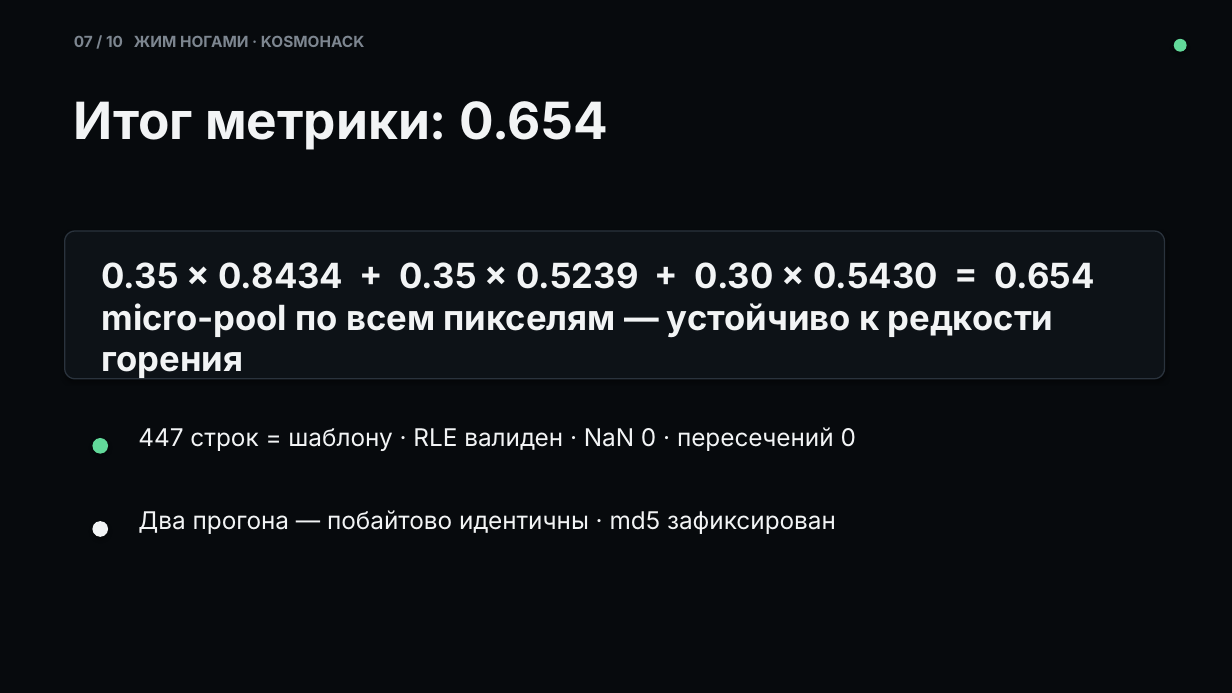
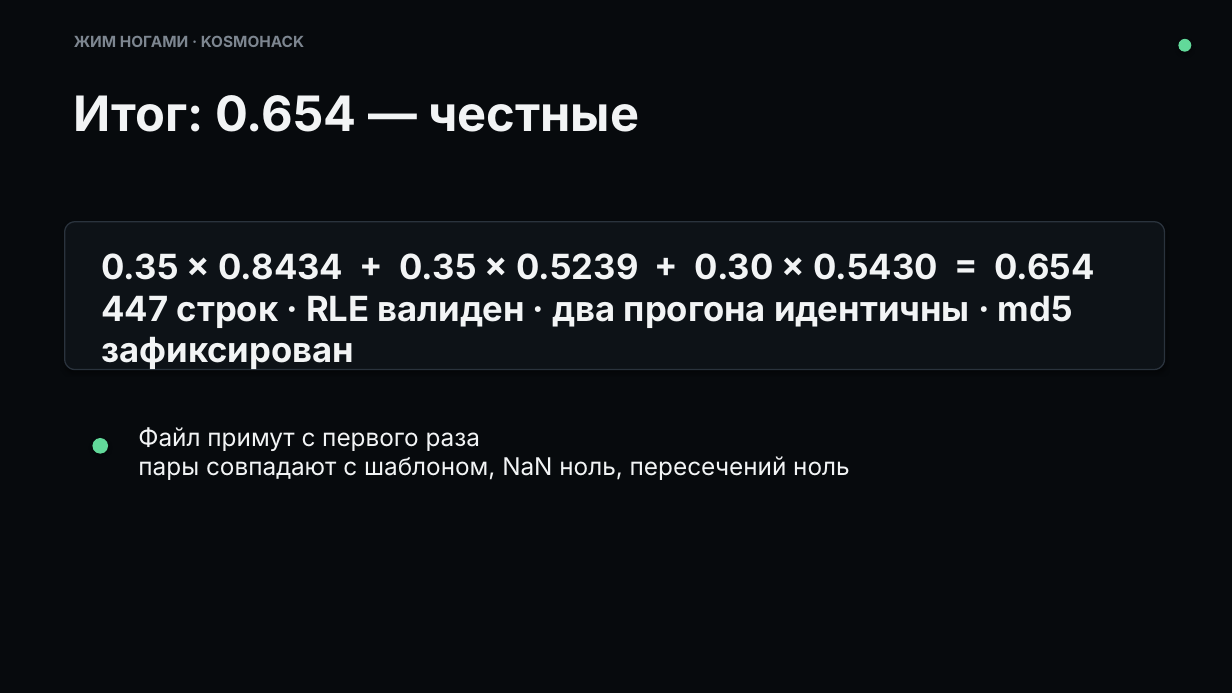
Before and after one commit to izislesar/kosmohack, a slide deck: slide 5 of docs/slides-deck.pptx (slide 7 before the commit). Drawn at 1232x693 pixels with LibreOffice and Linux fonts; fonts in the diff are those of the drawing. Boxes give left, top, right and bottom in pixels: in the first picture for what was removed or moved away, otherwise in the second. Text is boxed around its words. In the diff, an @@ line names an element or a change of style, - is before the commit and + after.

```diff
--- a/docs/slides-deck.pptx
+++ b/docs/slides-deck.pptx
@@ text at box(74, 36, 304, 47): text changed @@
-07 / 10 ЖИМ НОГАМИ · KOSMOHACK
+ЖИМ НОГАМИ · KOSMOHACK
@@ ellipse: place and size @@
-ellipse at box(1174, 39, 1187, 52)
+ellipse at box(1178, 39, 1191, 52)
@@ text at box(74, 95, 639, 132): text changed; size 40 to 38 pt @@
-Итог метрики: 0.654
+Итог: 0.654 — честные
@@ rounded rectangle: place and size @@
-rounded rectangle at box(65, 231, 1165, 379)
+rounded rectangle at box(65, 222, 1165, 370)
@@ text at box(101, 253, 1094, 370): text changed; size 16 to 15 pt @@
-0.35 × 0.8434 + 0.35 × 0.5239 + 0.30 × 0.5430 = 0.654
-micro-pool по всем пикселям — устойчиво к редкости горения
+0.35 × 0.8434 + 0.35 × 0.5239 + 0.30 × 0.5430 = 0.654
+447 строк · RLE валиден · два прогона идентичны · md5 зафиксирован
@@ text at box(138, 427, 850, 480): text changed; size 19 to 14 pt; text colour #F2F4F5 to #7D8690 @@
-447 строк = шаблону · RLE валиден · NaN 0 · пересечений 0
+Файл примут с первого раза
+пары совпадают с шаблоном, NaN ноль, пересечений ноль
@@ ellipse removed at box(92, 521, 108, 537) @@
@@ text removed at box(138, 510, 836, 534) @@
-Два прогона — побайтово идентичны · md5 зафиксирован
```
Also in this commit, not shown: 1 other slide changed, 7 slides added, 7 slides removed.
